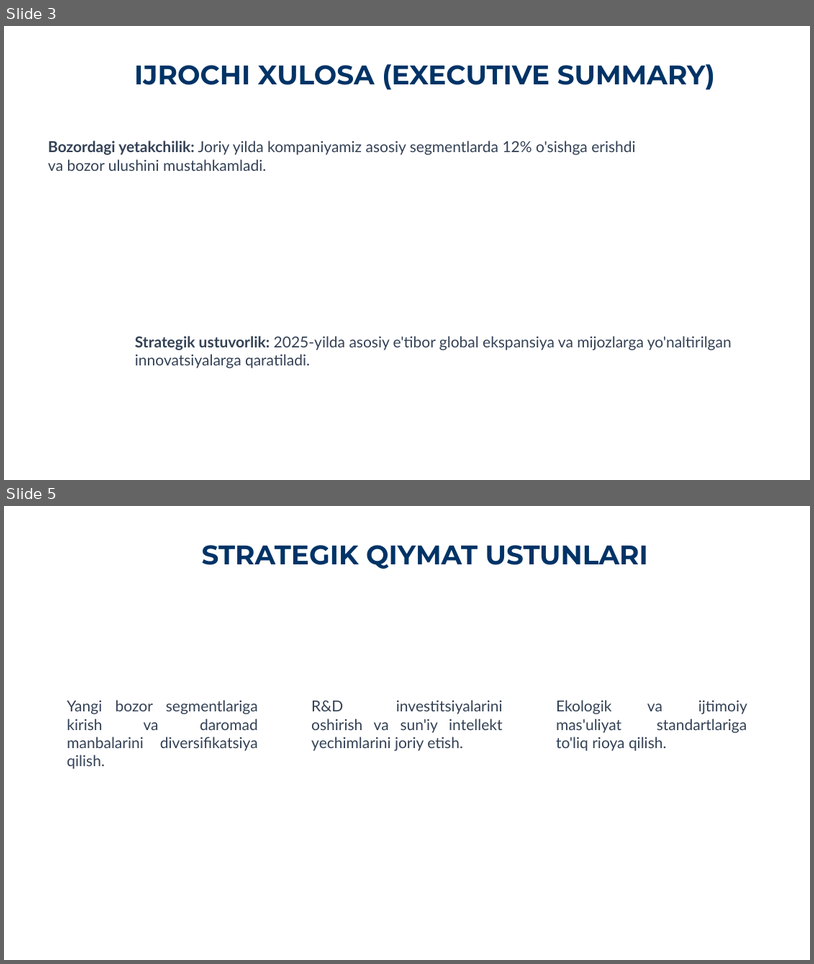
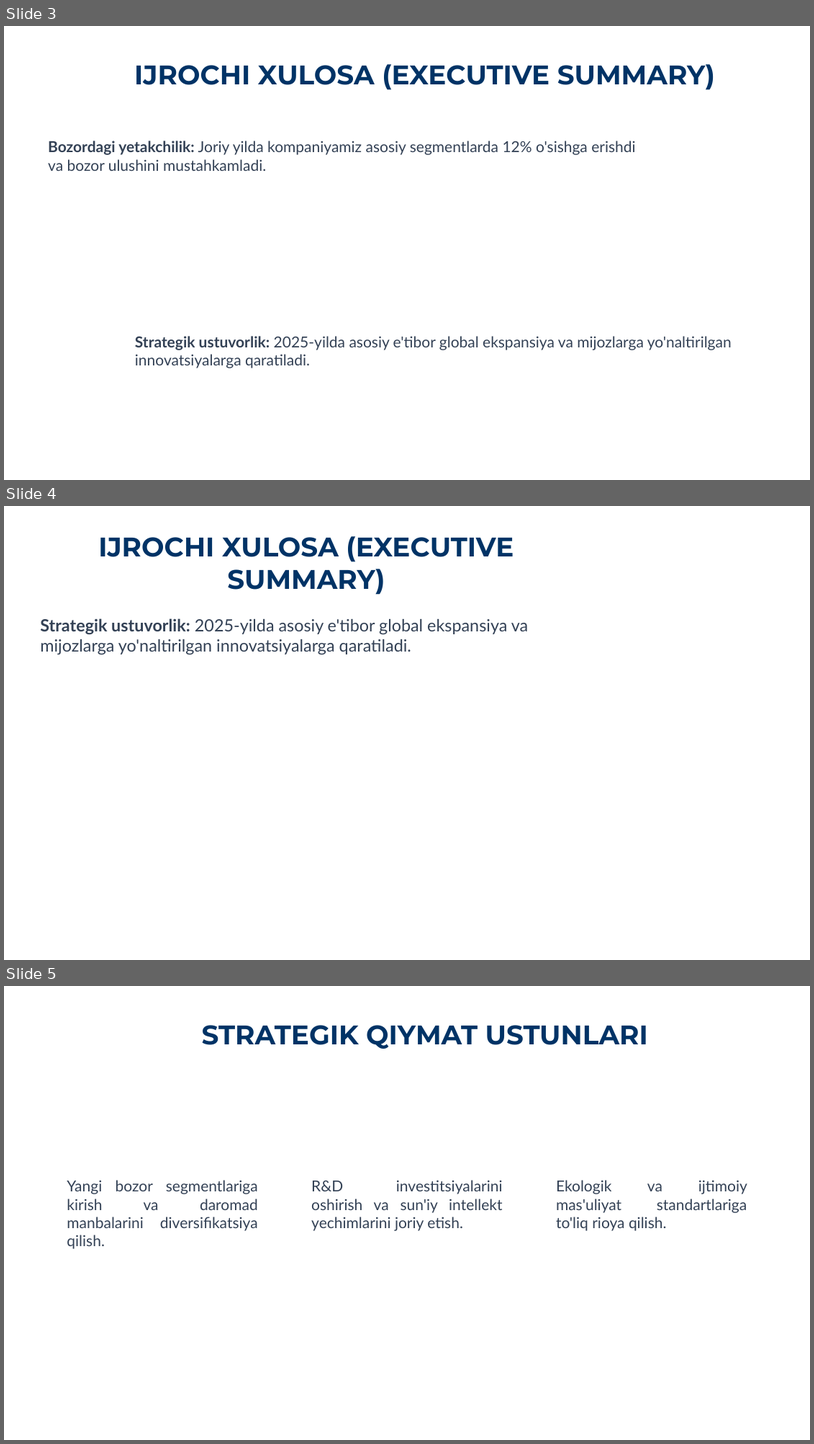
Before and after one commit to qarshiyevnodir-stack/student_helper_bot, a slide deck: templates/shablonlar/oddiy1.pptx. Shown one above the other, each under a label of ours: slides 3 and 5 before the commit, slides 3, 4 and 5 after it; the slides between them are not shown. The pictures are 814x964 and 814x1444 pixels, drawn with LibreOffice and Linux fonts; fonts in the diff are those of the drawing; background and template pictures are left out. Boxes give left, top, right and bottom in pixels: in the first picture for what was removed or moved away, otherwise in the second. Text is boxed around its words. In the diff, an @@ line names an element or a change of style, - is before the commit and + after.

```diff
--- a/templates/shablonlar/oddiy1.pptx
+++ b/templates/shablonlar/oddiy1.pptx
@@ slide 4 added at (4,506,810,960), background picture (left out) @@
@@ title added at (98,536,514,595), 32 pt, text #003366, bold @@
+IJROCHI XULOSA (EXECUTIVE SUMMARY)
@@ text added at (40,618,528,655), 20 pt, text #334155 @@
+Strategik ustuvorlik: 2025-yilda asosiy e'tibor global ekspansiya va mijozlarga yo'naltirilgan innovatsiyalarga qaratiladi.
```
Also in this commit, not shown: 3 slides changed, 1 slide removed, 1 other file.
